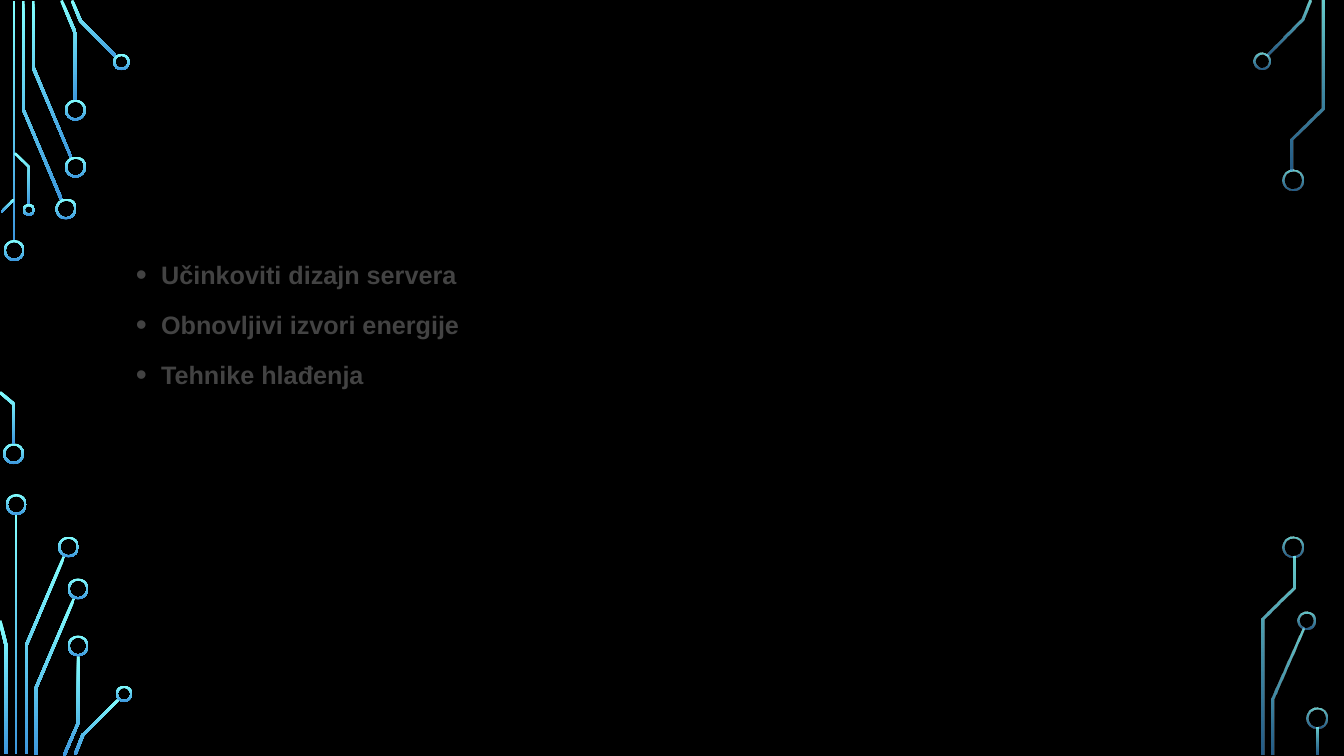
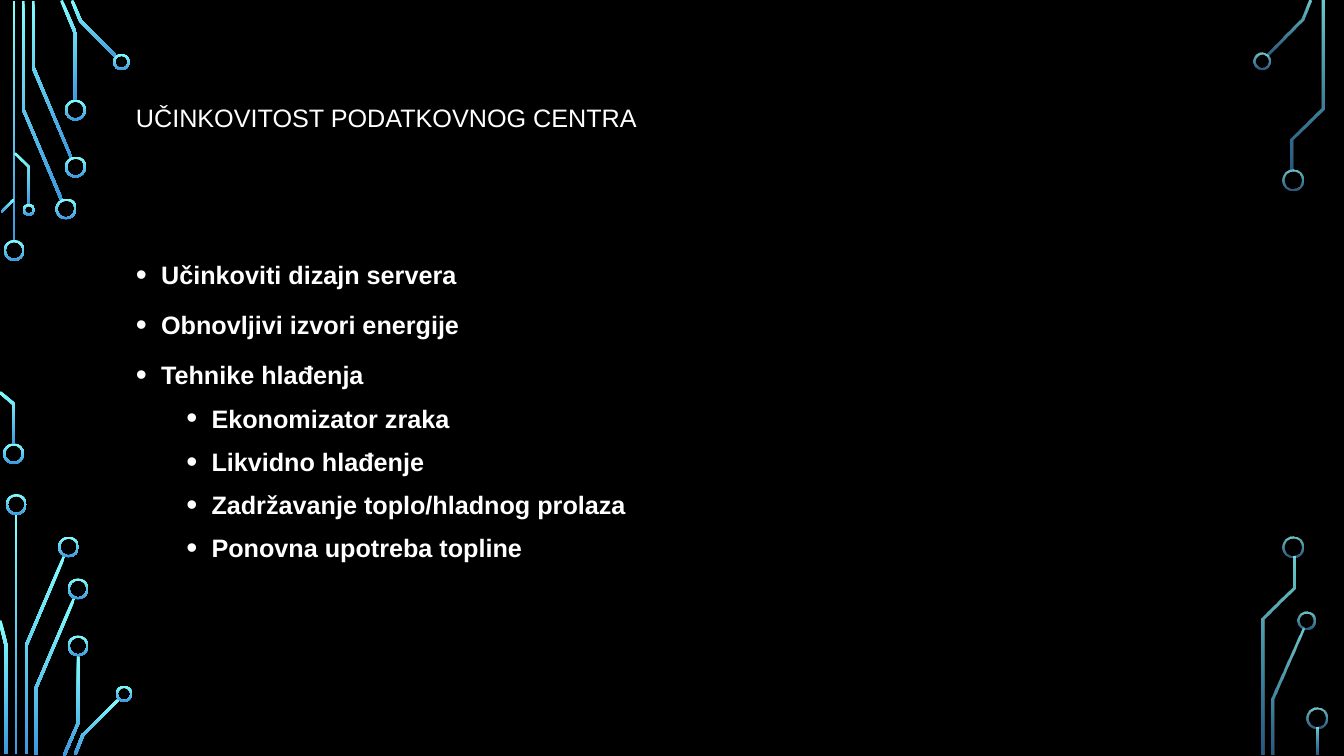
Before and after one commit to MatteoPlisic/Se, a slide deck: slide 29 of Green coding ppt.pptx (slide 27 before the commit). Drawn at 1344x756 pixels with LibreOffice and Linux fonts; fonts in the diff are those of the drawing; background and template pictures are left out. Boxes give left, top, right and bottom in pixels: in the first picture for what was removed or moved away, otherwise in the second. Text is boxed around its words. In the diff, an @@ line names an element or a change of style, - is before the commit and + after.

```diff
--- a/Green coding ppt.pptx
+++ b/Green coding ppt.pptx
@@ title "UČINKOVITOST PODATKOVNOG CENTRA" at box(136, 107, 636, 128): text colour #000000 to #FFFFFF @@
@@ text "Učinkoviti dizajn servera" at box(161, 265, 625, 563): text colour #434343 to #FFFFFF in "Učinkoviti dizajn servera", "Obnovljivi izvori energije", "Tehnike hlađenja"; text colour #000000 to #FFFFFF in "Ekonomizator zraka", "Likvidno hlađenje", "Zadržavanje toplo/hladnog prolaza", "Ponovna upotreba topline" @@
```
Also in this commit, not shown: 21 other slides changed, 4 slides added, 2 slides removed.
